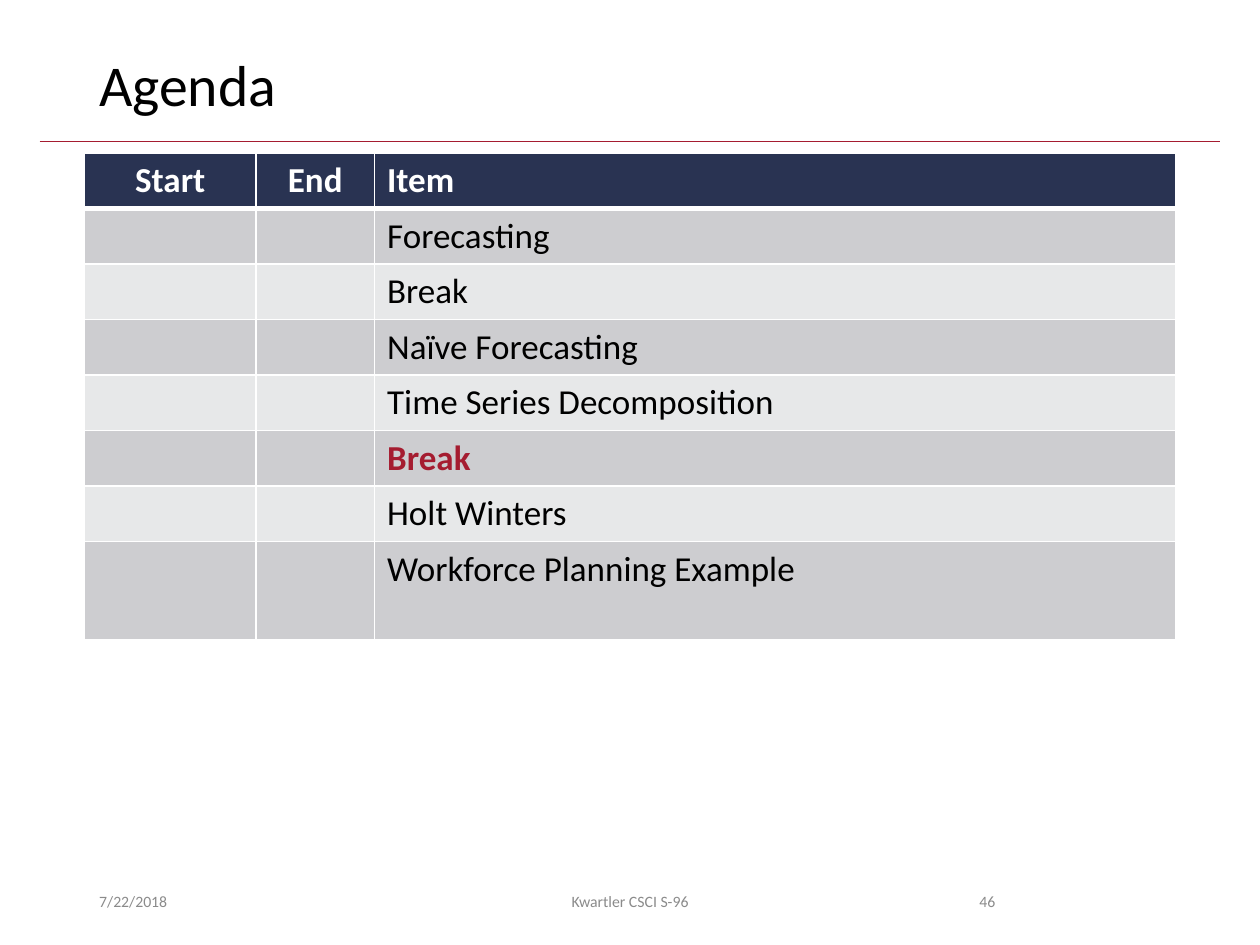
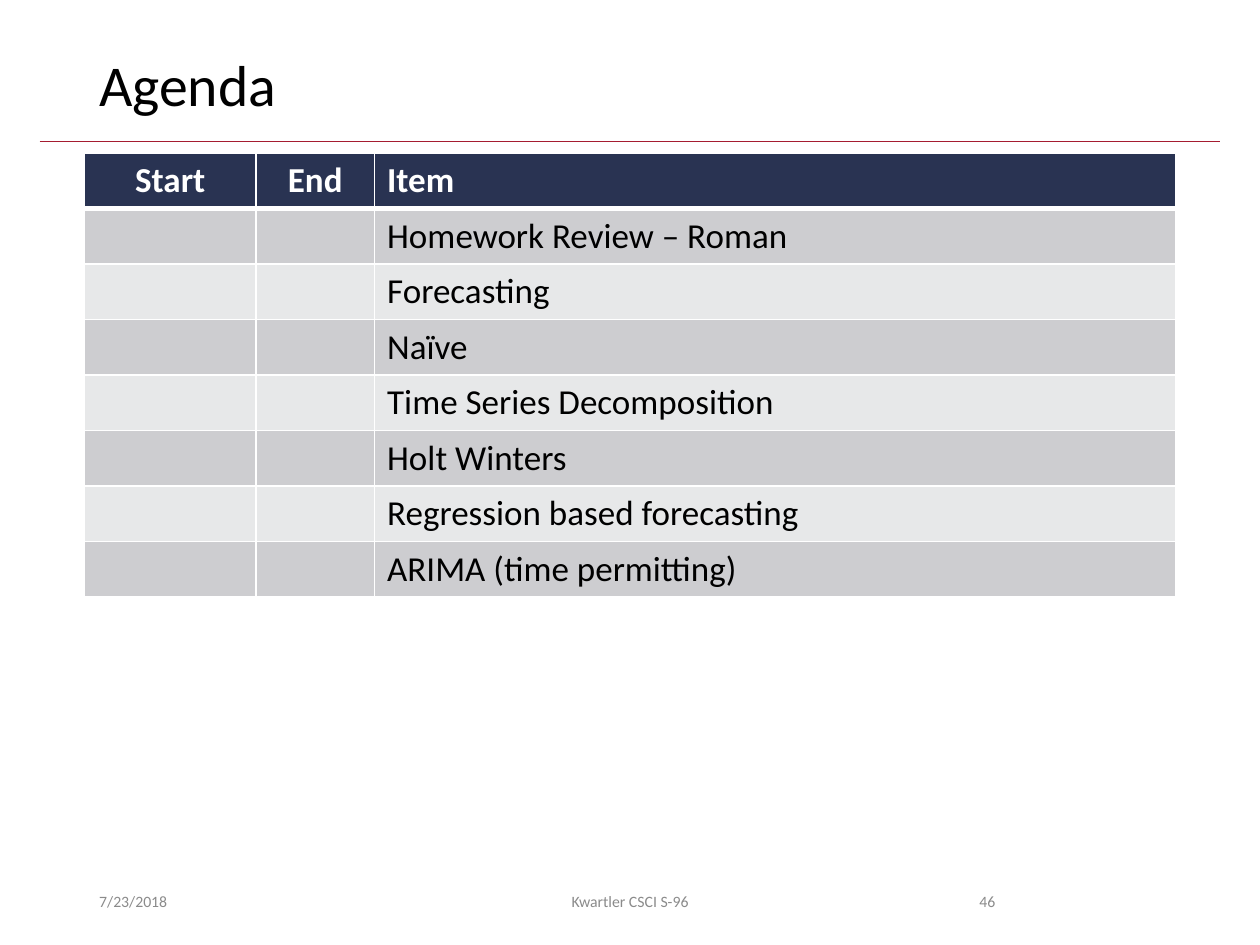
Before and after one commit to anhnguyendepocen/HarvardSummerStudent2018, a slide deck: slide 46 of lessons/5_July 23-Forecasting/Day5 July 23_Revised.pptx. Drawn at 1260x945 pixels with LibreOffice and Linux fonts; fonts in the diff are those of the drawing; background and template pictures are left out. Boxes give left, top, right and bottom in pixels: in the first picture for what was removed or moved away, otherwise in the second. Text is boxed around its words. In the diff, an @@ line names an element or a change of style, - is before the commit and + after.

Commit message:
final forecasting ppt

```diff
--- a/lessons/5_July 23-Forecasting/Day5 July 23_Revised.pptx
+++ b/lessons/5_July 23-Forecasting/Day5 July 23_Revised.pptx
@@ table at [84,154,1176,591] @@
+row 2:  |  | Homework Review – Roman
-row 3:  |  | Break
-row 4:  |  | Naïve Forecasting
+row 4:  |  | Naïve
-row 6:  |  | Break
-row 8:  |  | Workforce Planning Example
+row 7:  |  | Regression based forecasting
+row 8:  |  | ARIMA (time permitting)
@@ text at [99,896,167,908]: text changed @@
-7/22/2018
+7/23/2018
```
Also in this commit, not shown: 51 other slides changed.
